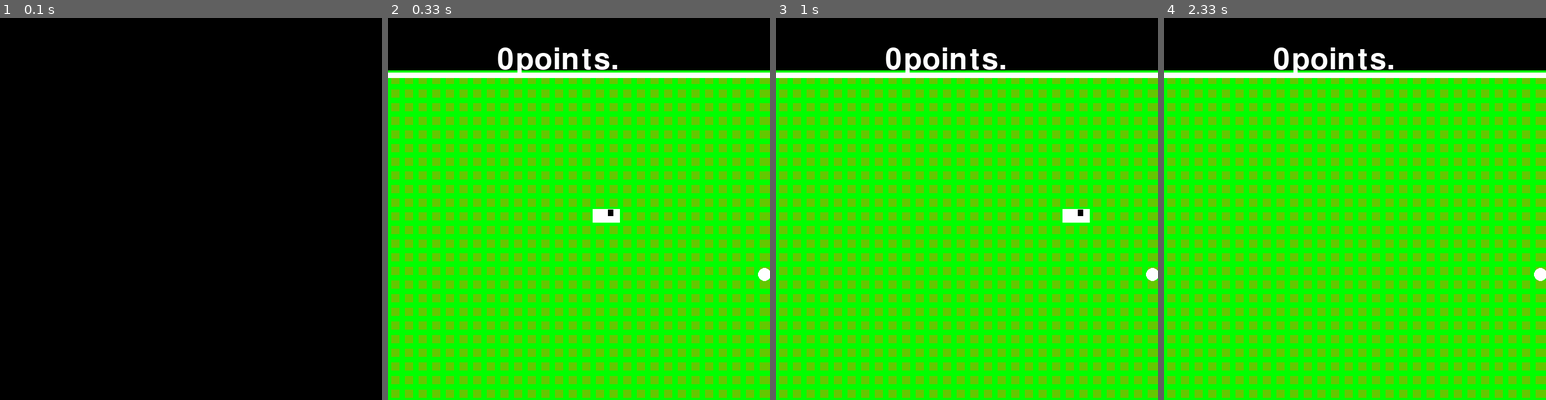
Above: before the commit, frames 1-4 (left to right).
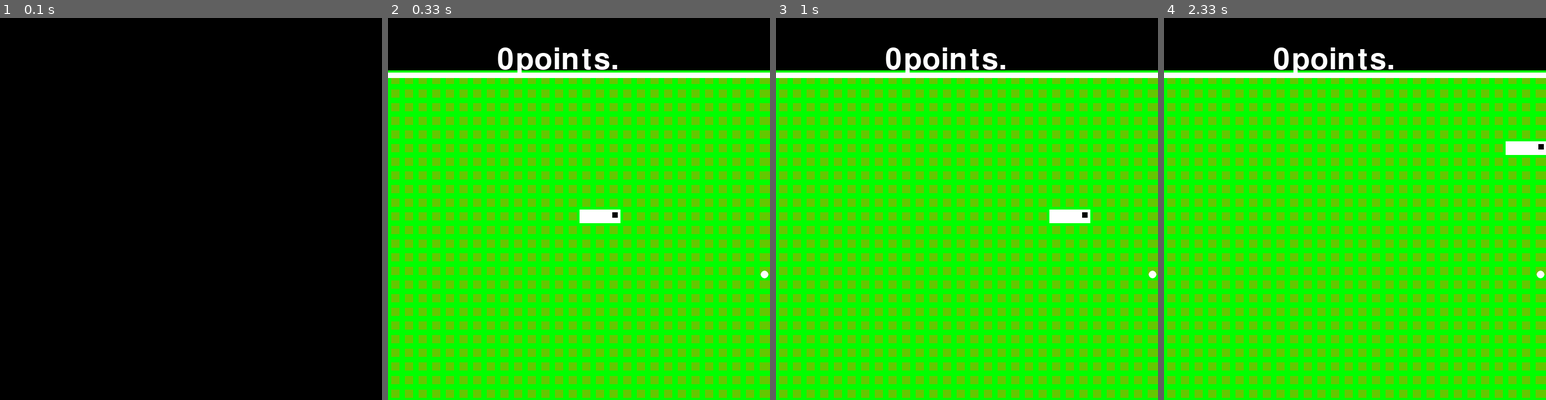
Above: after the commit, the same moments.

Repository: ikgoo/siwoo
Game: pygame game, started from pygame.project/my_game.py/game/snake.py
Same seed, same stepped clock (60 frames per second), same inputs: the game is played once before the commit and once after it.
Inputs:
- Up to frame 1 (0.1 s): no input
- Up to frame 2 (0.33 s): no input
- Up to frame 3 (1 s): hold Right 0.33-0.8 s; hold Up from 0.83 s (still down)
- Up to frame 4 (2.33 s): release Up at 1.3 s; hold Right 1.33-1.8 s

Frame 1 is identical in both runs. In frame 2, 0.2% of the frame differs, in the area x 50-100%, y 50-69%; in frame 3, 0.2%; in frame 4, 0.4%, in the area x 89-100%, y 32-69%.

Commit message:
wow amaizing

Diff:
--- a/pygame.project/my_game.py/game/snake.py
+++ b/pygame.project/my_game.py/game/snake.py
@@ -1,8 +1,9 @@
 import pygame
 import time
 import random
-
+import numpy as np
 import os
+
 screen = pygame.display.set_mode((700,700))
 pygame.init()
 image_path = "E:\siwoo\pygame.project\my_game.py\game/images"
@@ -14,9 +15,12 @@
 snaketurn = []
 ch = 0
 snakehitbox = pygame.draw.rect(screen,(255,255,255),(350,350,25,25))
+clock = pygame.time.Clock()
+dt = clock.tick(50)
 snx = 350
 sny = 350
-
+getped = 0
+snakerect = []
 class snakebod:
     def __init__(self,x,y,own):
         self.snakeb = pygame.Surface((25,25))
@@ -28,52 +32,87 @@
         self.ownnum = own
         self.dir = "right"
 
+        self.fall = -0.2
+
+        self.eye1 = pygame.Surface((10,10))
+
     def go(self):
         if self.dir == "right":
-            self.x += 25
+            if snakes[0].x >= 700:
+                pass
+            else:
+                self.x += 25
         if self.dir == "left":
-            self.x -= 25
+            if snakes[0].x <= 0:
+                pass
+            else:
+                self.x -= 25
         if self.dir == "up":
-             self.y -= 25
+            if snakes[0].y <= 100:
+                pass
+            else:
+                self.y -= 25
         if self.dir == "down":
-             self.y += 25
+            if snakes[0].y >= 700:
+                pass
+            else:
+                self.y += 25
 
 
     def update(self):
-
-            screen.blit(self.snakeb,(self.x,self.y))
+        screen.blit(self.snakeb,(self.x,self.y))
+
+
 class fruit:
     def __init__(self):
         self.point = 0
         self.x = random.randint(0,700)
         self.y = random.randint(110,700)
-        self.cir = pygame.draw.circle(screen,(255,255,255),(self.x,self.y),12.5)
+        self.cir = pygame.draw.circle(screen,(255,255,255),(self.x,self.y),7.5)
         self.hitbox = pygame.Surface((3,3))
         self.ptext = font.render(str(self.point) + "points.", True, (255, 255, 255))
-        if self.x % 25 != 0:
+        if self.x % 50 != 0:
             for i in range(10):
                 self.x += 1
-                if self.x % 25 == 0:
-                    break
-        if self.y % 25 != 0:
+                if self.x % 50 == 0:
+                    self.x += 7.5
+                    break
+        if self.y % 50 != 0:
             for i in range(10):
                 self.y += 1
-                if self.y % 25 == 0:
-                    break
-
-
-    def getp(self,sr):
+                if self.y % 50 == 0:
+                    self.y += 7.5
+                    break
+
+
+
+    def getp(self):
         hibr = self.hitbox.get_rect()
         hibr.left = self.x - 2.5
         hibr.top = self.y-2.5
 
         if hibr.colliderect(snakehitbox):
-
-            snakes
+            self.point += 1
+            for c in snakes:
+                c.ownnum = c.ownnum + 1
+            if snakes[0].dir == "up":
+                snakes.insert(0,snakebod(snx,sny,1))
+            elif snakes[0].dir == "down":
+                snakes.insert(0,snakebod(snx,sny,1))
+            elif snakes[0].dir == "left":
+                snakes.insert(0,snakebod(snx,sny,1))
+            elif snakes[0].dir == "right":
+                snakes.insert(0,snakebod(snx,sny,1))
+            snakes[0].dir = snakes[1].dir
+            return True
+        return False
+
+
+
 
 
     def sum(self):
-        self.x = random.randint(0,700)
+        self.x = random.randint(25,700)
         self.y = random.randint(110,700)
         if self.x % 5 != 0:
             while True:
@@ -94,42 +133,147 @@
 
     def update(self):
         screen.blit(self.hitbox,(self.x - 2.5,self.y-2.5))
-        self.cir = pygame.draw.circle(screen,(255,255,255),(self.x,self.y),12.5)
+        self.cir = pygame.draw.circle(screen,(255,255,255),(self.x,self.y),7.5)
         self.ptext = font.render(str(self.point) + "points.", True, (255, 255, 255))
         screen.blit(self.ptext,(200,50))
-def go():
+def hitbox():
     global snakes
     global snx
     global sny
+    global screen
+    global snakehitbox
     if snakes[0].dir == "right":
-        snx = snakes.x + 25
+        snakehitbox = pygame.draw.rect(screen,(0,0,0),(snakes[0].x + 25,snakes[0].y,25,25))
+        snx=snakes[0].x + 25
     if snakes[0].dir == "left":
-        snx  = snakes[0].x - 25
+        snakehitbox = pygame.draw.rect(screen,(0,0,0),(snakes[0].x - 25,snakes[0].y,25,25))
+        snx = snakes[0].x - 25
     if snakes[0].dir == "up":
+            snakehitbox = pygame.draw.rect(screen,(0,0,0),(snakes[0].x,snakes[0].y - 25,25,25))
             sny = snakes[0].y - 25
     if snakes[0].dir == "down":
+            snakehitbox = pygame.draw.rect(screen,(0,0,0),(snakes[0].x,snakes[0].y + 25,25,25))
             sny = snakes[0].y + 25
 
 
 for i in range(140):
-
     pygame.draw.line(screen,(255,255,255) ,(0,0 + i * 5),(700,0 + i * 5),width=1)
+
 pblock = pygame.Surface((700,10))
 fruit1 = fruit()
 snakes = []
-for s in range(1,3):
-    snakes.append(snakebod(350 - s * 25,350,s))
+
+for s in range(1,4):
+    snakes.append(snakebod(350 - s * 25 + 1,350+1,s))
 
 
 eye1 = pygame.Surface((10,10))
 eye2 = pygame.Surface((10,10))
-
+cene = 0
 game = True
 fruit1.sum()
+menu = True
+msnakes = []
+# while menu:
+#     screen.fill((255,255,255))
+
+#     snake_game = font.render("SNAKE GAME",True,(0,0,0))
+#     screen.blit(snake_game,(150,200))
+#     for s in range(1,4):
+#         msnakes.append(snakebod(350 - s * 25 + 1,350+1,s))
+
+#     if cene == 4:
+#         msnakes[0].dir = "up"
+#     if cene == 7:
+#         msnakes[0].dir = "left"
+#     if cene ==
+
+#     for event in pygame.event.get():
+#         if event.type == pygame.QUIT:
+#             game = False
+#         if event.type == pygame.KEYDOWN:
+#             for i in [[pygame.K_UP,"down","up"],[pygame.K_DOWN,"up","down"],[pygame.K_LEFT,"right","left"],[pygame.K_RIGHT,"left","right"]]:
+#                 if event.key == i[0]:
+
+#                     if snakes[0].dir != i[1]:
+#                         if snaketurn != []:
+#                             if snaketurn[0][0] == 0:
+#                                 break
+#                             else:
+#                                 snakes[0].dir = i[2]
+
+#                                 snaketurn.append([0,i[2]])
+#                         else:
+#                             snakes[0].dir = i[2]
+
+#                             snaketurn.append([0,i[2]])
+
+
+#     screen.blit(eye1,(snakes[0].x + 10,snakes[0].y + 5))
+
+
+
+def died():
+    global game
+    global sr
+    global screen
+    for z in snakes:
+
+        if snakes[0] .x <= 0 or snakes[0].x >= 700 or snakes[0].y <= 100 or snakes[0].y >= 700 or (snakes[0].x == z.x and z != snakes[0] and snakes[0].y == z.y):
+            time.sleep(1.5)
+
+            timer = time.time()
+
+            while True:
+
+                pygame.draw.rect(screen,(100,200,0),(0,100,700,600))
+                for i in range(28):
+
+                    pygame.draw.line(screen,(0,255,0) ,(0,100 + i * 25),(700,100 + i * 25),width=10)
+                    pygame.draw.line(screen,(0,255,0) ,(0 + i * 25,100),(0 + i * 25,700),width=10)
+                pblock.fill((255,255,255))
+                screen.blit(pblock,(0,100))
+                for c in snakes:
+                    c.update()
+
+                chk = False
+                for x in snakes:
+                    if x.y <= 700:
+                        chk = True
+                        break
+                if chk == False:
+                    break
+
+                end_t = time.time()
+
+                for index, x in enumerate(snakes):
+                    if index != 0:
+
+                        if end_t - timer < (0.2 * index):
+                            continue
+
+                    if x.x >= 701:
+                        x.x = 675
+                    if x.x <= 0:
+                        x.x = 0
+                    x.y += x.fall
+                    x.fall += round(0.001,4)
+                    x.update()
+                    if index == 0:
+                        screen.blit(eye1,(snakes[0].x + 10,snakes[0].y+5))
+
+            game = False
+            break
+            # gameover = pygame.font.render("game over", True, (255,0,50))
+
+    # pygame.display.update()
+
 while game:
+    time.sleep(0.1)
+    hitbox()
 
     screen.fill((0,0,0))
-    time.sleep(0.1)
+
 
 
     for x in snaketurn:
@@ -143,18 +287,27 @@
     sr = snakes[0].snakeb.get_rect()
     sr.left = snakes[0].x
     sr.top= snakes[0].y
-
-    if fruit1.getp(sr):
+    for u in snakes:
+        snakerect.append(u.snakeb.get_rect())
+        snakerect[-1].left = u.x
+        snakerect[-1].top = u.y
+
+    if fruit1.getp():
+        getped =1
         fruit1.sum()
     pygame.draw.rect(screen,(100,200,0),(0,100,700,600))
 
     for i in range(28):
-
         pygame.draw.line(screen,(0,255,0) ,(0,100 + i * 25),(700,100 + i * 25),width=10)
         pygame.draw.line(screen,(0,255,0) ,(0 + i * 25,100),(0 + i * 25,700),width=10)
+
     for i in snakes:
-        i.go()
+        if getped == 0:
+            i.go()
         i.update()
+
+    if getped == 1:
+        getped = 0
 
 
     for event in pygame.event.get():
@@ -165,17 +318,25 @@
                 if event.key == i[0]:
 
                     if snakes[0].dir != i[1]:
-                        snakes[0].dir = i[2]
-                        snaketurn.append([0,i[2]])
-
-
-    screen.blit(eye1,(snakes[0].x + 3,snakes[0].y + 3.5))
-    screen.blit(eye2,(snakes[0].x + 3,snakes[0].y + 1.5))
+                        if snaketurn != []:
+                            if snaketurn[0][0] == 0:
+                                break
+                            else:
+                                snakes[0].dir = i[2]
+
+                                snaketurn.append([0,i[2]])
+                        else:
+                            snakes[0].dir = i[2]
+
+                            snaketurn.append([0,i[2]])
+
+
+    screen.blit(eye1,(snakes[0].x + 10,snakes[0].y + 5))
 
     pblock.fill((255,255,255))
     screen.blit(pblock,(0,100))
 
 
     fruit1.update()
-
+    died()
     pygame.display.update()
